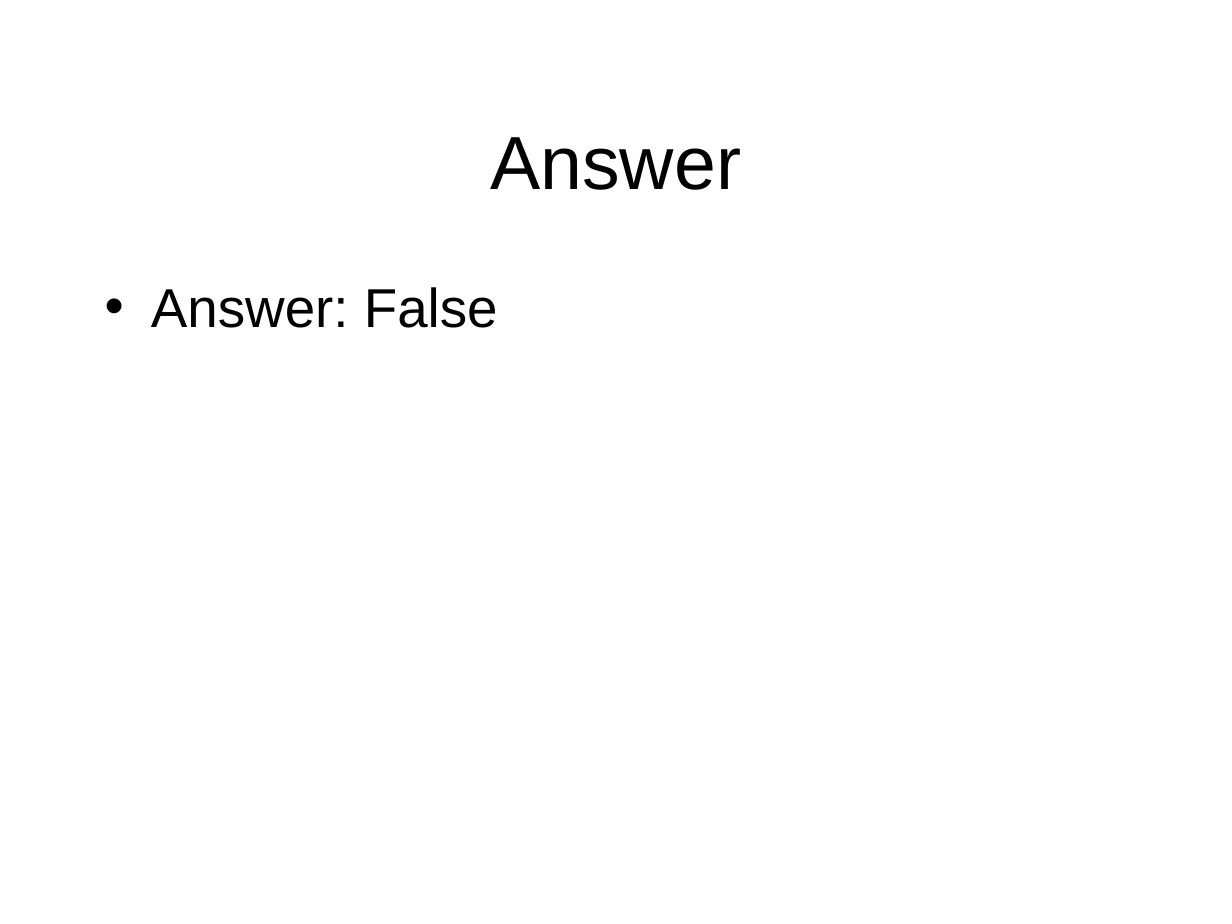
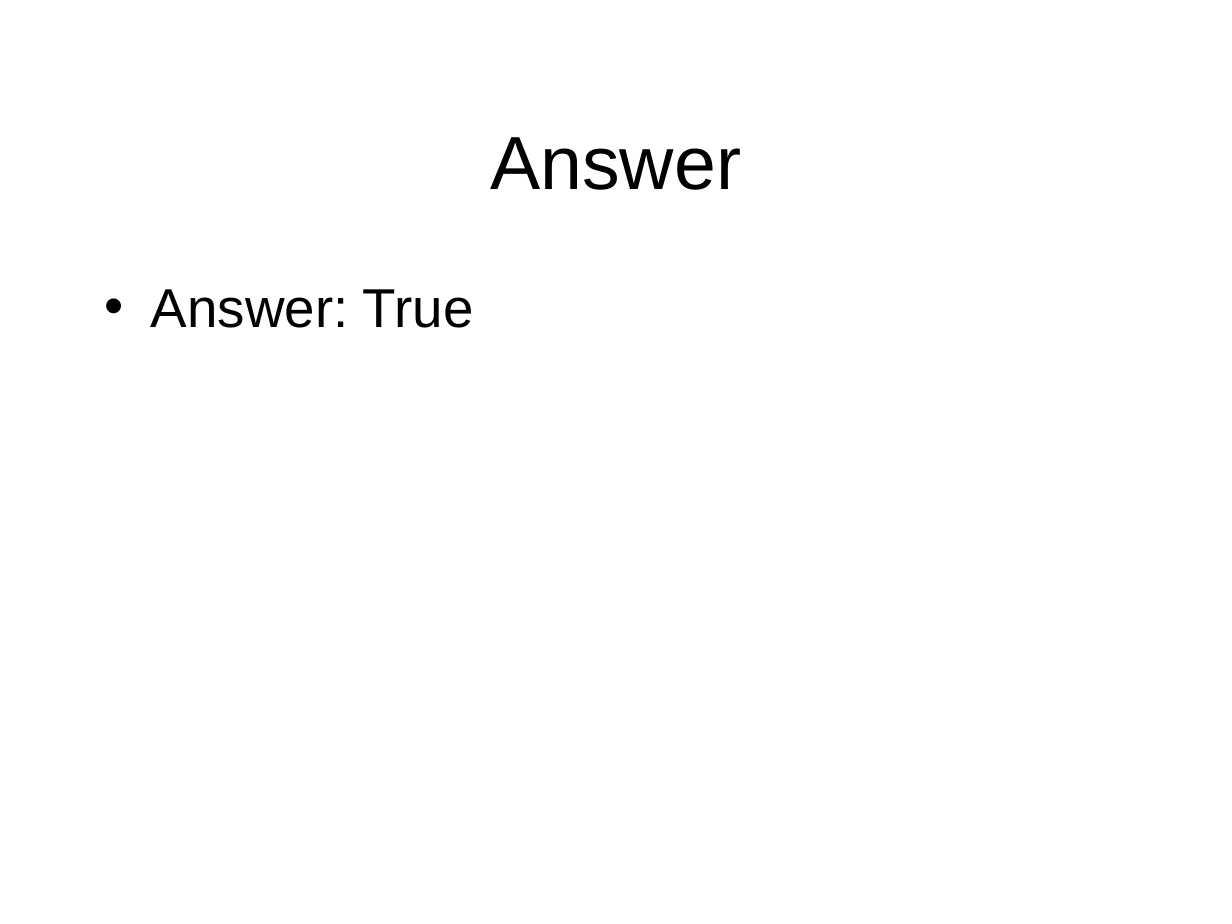
Before and after one commit to octaviordz/zjnu2017.github.io, a slide deck: slide 75 of WAD/lectures/020--HTML.Fundamentals.pptx. Drawn at 1232x924 pixels with LibreOffice and Linux fonts; fonts in the diff are those of the drawing. Boxes give left, top, right and bottom in pixels: in the first picture for what was removed or moved away, otherwise in the second. Text is boxed around its words. In the diff, an @@ line names an element or a change of style, - is before the commit and + after.

Commit message:
Update slides.

```diff
--- a/WAD/lectures/020--HTML.Fundamentals.pptx
+++ b/WAD/lectures/020--HTML.Fundamentals.pptx
@@ text at bbox=[151, 289, 474, 328]: text changed @@
-• Answer: False
+• Answer: True
```
Also in this commit, not shown: 1 other file.
